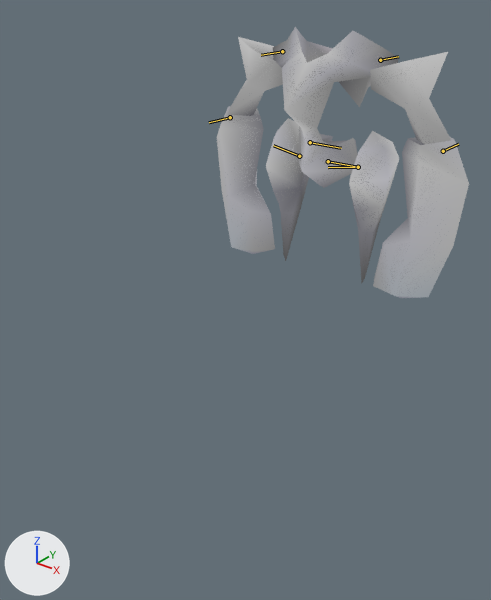
An edit to the glTF model assets/enemies/swordman_rare/swordman_rare.glb, drawn before and after from the same camera.
Both versions are drawn from a 50 mm camera at (4.19, -6.8, 3.48) aimed at (-0.24, -1.26, 0.04). The axes (+X, +Y, +Z) are drawn at lower left. The lights are the same throughout. The first picture is the older version. The bones that bend it are drawn over the model as lines.

The first picture shows 'b_262.001'.
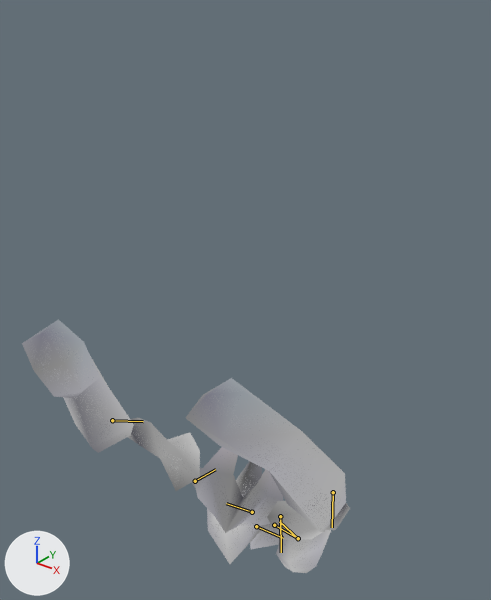
The newer file adds an action. The first version stands in its rest pose; the second is drawn at frame 21 of the action 'b062_ded'.

Where the change shows, as pixel boxes [x1, y1, x2, y2] in the pictures (491 x 600 px):
'b_262.001', posed (30% wider, 6% shorter)
    before: [217, 27, 469, 298]
    after: [22, 319, 350, 573]
bone 'main_body', root to tip
    before: (328, 161) to (358, 167)
    after: (274, 525) to (298, 538)
bone 'spine', root to tip
    before: (310, 142) to (341, 148)
    after: (256, 526) to (283, 538)
bone 'l_upper_arm', root to tip
    before: (380, 60) to (398, 56)
    after: (280, 516) to (281, 552)
bone 'l_fore_arm', root to tip
    before: (443, 151) to (458, 144)
    after: (333, 492) to (332, 527)
bone 'r_upper_arm', root to tip
    before: (282, 51) to (261, 55)
    after: (195, 481) to (215, 469)
bone 'r_fore_arm', root to tip
    before: (230, 117) to (209, 122)
    after: (112, 420) to (143, 421)
bone 'l_thigh', root to tip
    before: (358, 167) to (328, 167)
    after: (298, 538) to (279, 521)
bone 'r_thigh', root to tip
    before: (299, 156) to (273, 145)
    after: (252, 512) to (226, 503)

The edits, one by one:
Bone 'main_body' (bone_main_body) moves from (0.0, 0.0, 0.0) to (-4.969, 0.0, -0.903).
Bone 'main_body' (bone_main_body) turns from (0, 0, 0) to (0, 2, 0) degrees about its own x, y and z.
Bone 'spine' (bone_spine) turns from (0, 0, 0) to (8, 46, 2) degrees about its own x, y and z.
Bone 'l_upper_arm' (bone_l_upper_arm) moves from (0.0, 0.0, 0.0) to (0.034, -0.675, 0.018).
Bone 'l_upper_arm' (bone_l_upper_arm) turns from (0, 0, 0) to (31, -15, -147) degrees about its own x, y and z.
Bone 'l_fore_arm' (bone_l_fore_arm) moves from (0.0, 0.0, 0.0) to (1.88, -0.97, -0.097).
Bone 'l_fore_arm' (bone_l_fore_arm) turns from (0, 0, 0) to (-33, 21, 155) degrees about its own x, y and z.
Bone 'r_upper_arm' (bone_r_upper_arm) moves from (0.0, 0.0, 0.0) to (0.067, 0.811, -0.031).
Bone 'r_upper_arm' (bone_r_upper_arm) turns from (0, 0, 0) to (-45, -14, 122) degrees about its own x, y and z.
Bone 'r_fore_arm' (bone_r_fore_arm) moves from (0.0, 0.0, 0.0) to (-1.709, 1.397, -0.333).
Bone 'r_fore_arm' (bone_r_fore_arm) turns from (0, 0, 0) to (-68, 13, 155) degrees about its own x, y and z.
Bone 'l_thigh' (bone_l_thigh) turns from (0, 0, 0) to (-15, -166, 14) degrees about its own x, y and z.
Bone 'r_thigh' (bone_r_thigh) turns from (0, 0, 0) to (14, -166, -14) degrees about its own x, y and z.
